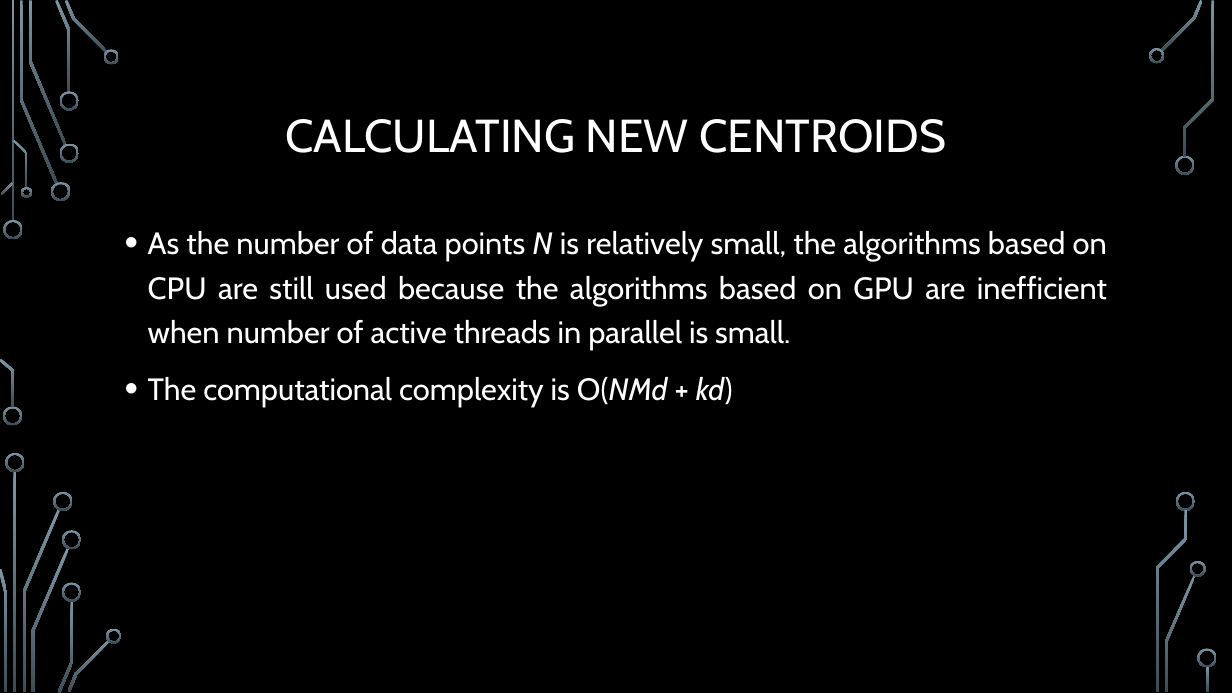
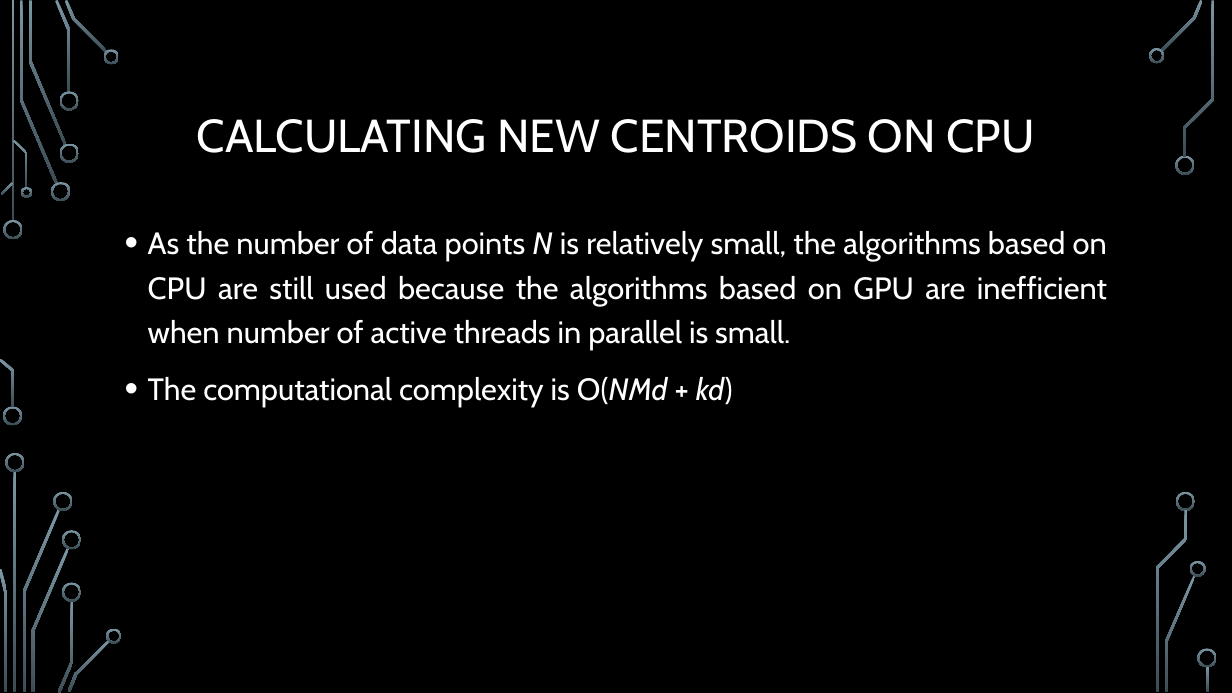
Before and after one commit to trungvdhp/master-ntou, a slide deck: slide 10 of ImageProcessing/Speeding up GFKM.pptx. Drawn at 1232x693 pixels with LibreOffice and Linux fonts; fonts in the diff are those of the drawing; background and template pictures are left out. Boxes give left, top, right and bottom in pixels: in the first picture for what was removed or moved away, otherwise in the second. Text is boxed around its words. In the diff, an @@ line names an element or a change of style, - is before the commit and + after.

```diff
--- a/ImageProcessing/Speeding up GFKM.pptx
+++ b/ImageProcessing/Speeding up GFKM.pptx
@@ title at bbox=[197, 119, 1034, 153]: text changed @@
-CALCULATING NEW CENTROIDS
+CALCULATING NEW CENTROIDS ON CPU
```
Also in this commit, not shown: 9 other slides changed, 5 slides added.
